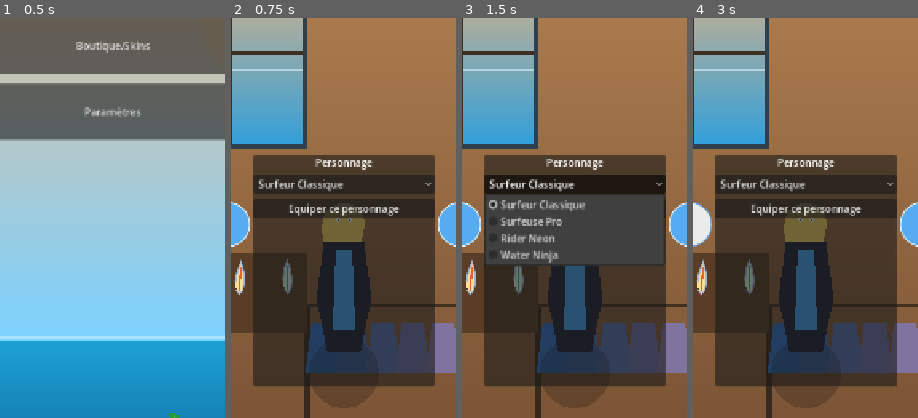
Above: before the commit, frames 1-4 (left to right).
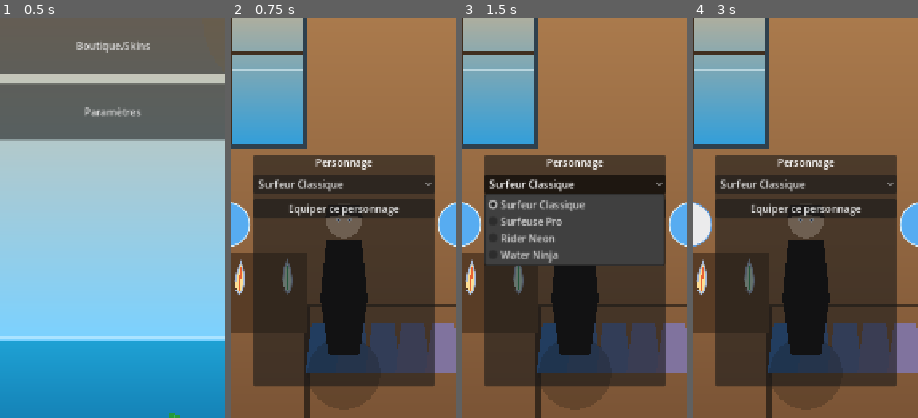
Above: after the commit, the same moments.

Repository: ClemL06/SurfGame
Game: Godot game, scene res://scenes/ui/MainMenu.tscn
Two runs of this game, one before a commit and one after it. Both use one fixed random seed, a clock stepped at 60 frames per second and the inputs below.
Inputs:
- Up to frame 1 (0.5 s): no input
- Up to frame 2 (0.75 s): click "Boutique/Skins" at 0.5 s
- Up to frame 3 (1.5 s): click "Surfeur Classique" at 1.25 s
- Up to frame 4 (3 s): click "Equiper ce personnage" at 2 s; click "Dressing" at 2.75 s
The pictures show only the part of the screen within x 25-75%, y 18-68%; the shares and areas given below are measured in that part.

Frame 1 is identical in both runs. In frame 2, 3.9% of the frame differs, in the area x 35-66%, y 46-98%; in frame 3, 2.2%; in frame 4, 3.9%.

Commit message:
perso changement

Diff:
--- a/nouveau-projet-de-jeu/scripts/game/game_level.gd
+++ b/nouveau-projet-de-jeu/scripts/game/game_level.gd
@@ -349,6 +349,13 @@
 	draw_polyline(foam, foam_color, 2.0, true)
 
 func _draw_surfer(position: Vector2, board_angle: float) -> void:
+	var idx: int = GameManager.selected_character_index
+	if idx == 1:
+		_draw_surfer_female(position, board_angle)
+	else:
+		_draw_surfer_male(position, board_angle)
+
+func _draw_surfer_female(position: Vector2, board_angle: float) -> void:
 	# Planche style surfboard: nose arrondi, tail plus large.
 	var board_shape := _transform_points([
 		Vector2(-95.0, 0.0),
@@ -384,82 +391,79 @@
 	], position + Vector2(0.0, 40.0), board_angle)
 	draw_colored_polygon(fin, Color(0.10, 0.12, 0.18))
 
-	# Personnage style "vrai surfeur" avec combinaison neoprene.
+	# Personnage (fille en combinaison, mince).
 	var body_offset := position + Vector2(0.0, -4.0)
 	var wetsuit_main := Color(0.09, 0.11, 0.16)
 	var wetsuit_panel := Color(0.20, 0.62, 0.92)
 	var skin := Color(0.93, 0.78, 0.64)
 
 	var torso := _transform_points([
-		Vector2(-16.0, -40.0),
-		Vector2(14.0, -40.0),
-		Vector2(20.0, -8.0),
-		Vector2(13.0, 26.0),
-		Vector2(-12.0, 28.0),
-		Vector2(-20.0, -6.0)
+		Vector2(-13.0, -42.0),
+		Vector2(11.0, -42.0),
+		Vector2(16.0, -10.0),
+		Vector2(10.0, 26.0),
+		Vector2(-10.0, 28.0),
+		Vector2(-16.0, -8.0)
 	], body_offset, board_angle * 0.4)
 	draw_colored_polygon(torso, wetsuit_main)
 
 	var chest_panel := _transform_points([
-		Vector2(-7.0, -32.0),
-		Vector2(7.0, -32.0),
-		Vector2(10.0, 12.0),
-		Vector2(-10.0, 12.0)
+		Vector2(-6.0, -34.0),
+		Vector2(6.0, -34.0),
+		Vector2(9.0, 14.0),
+		Vector2(-9.0, 14.0)
 	], body_offset, board_angle * 0.4)
 	draw_colored_polygon(chest_panel, wetsuit_panel)
 
 	var back_arm := _transform_points([
-		Vector2(12.0, -28.0),
-		Vector2(24.0, -24.0),
-		Vector2(28.0, -5.0),
-		Vector2(16.0, -8.0)
+		Vector2(10.0, -30.0),
+		Vector2(20.0, -26.0),
+		Vector2(24.0, -7.0),
+		Vector2(14.0, -10.0)
 	], body_offset, board_angle * 0.6)
 	draw_colored_polygon(back_arm, wetsuit_main)
-	draw_circle(_transform_point(Vector2(26.0, -2.0), body_offset, board_angle * 0.6), 5.5, skin)
+	draw_circle(_transform_point(Vector2(22.0, -3.0), body_offset, board_angle * 0.6), 5.2, skin)
 
 	var front_arm := _transform_points([
-		Vector2(-15.0, -22.0),
-		Vector2(-34.0, -10.0),
-		Vector2(-29.0, 0.0),
-		Vector2(-10.0, -11.0)
+		Vector2(-13.0, -24.0),
+		Vector2(-30.0, -12.0),
+		Vector2(-26.0, -1.0),
+		Vector2(-9.0, -13.0)
 	], body_offset, board_angle * 0.6)
 	draw_colored_polygon(front_arm, wetsuit_main)
-	draw_circle(_transform_point(Vector2(-31.0, 2.0), body_offset, board_angle * 0.6), 5.5, skin)
+	draw_circle(_transform_point(Vector2(-28.0, 1.0), body_offset, board_angle * 0.6), 5.2, skin)
 
 	var back_leg := _transform_points([
-		Vector2(5.0, 22.0),
-		Vector2(17.0, 21.0),
-		Vector2(26.0, 45.0),
-		Vector2(12.0, 47.0)
+		Vector2(4.0, 22.0),
+		Vector2(13.0, 21.0),
+		Vector2(20.0, 46.0),
+		Vector2(10.0, 48.0)
 	], body_offset, board_angle * 0.5)
 	draw_colored_polygon(back_leg, wetsuit_main)
 
 	var front_leg := _transform_points([
-		Vector2(-13.0, 22.0),
-		Vector2(-1.0, 22.0),
-		Vector2(6.0, 45.0),
-		Vector2(-10.0, 45.0)
+		Vector2(-11.0, 22.0),
+		Vector2(-2.0, 22.0),
+		Vector2(4.0, 46.0),
+		Vector2(-9.0, 46.0)
 	], body_offset, board_angle * 0.5)
 	draw_colored_polygon(front_leg, wetsuit_main)
 
 	var head_center := _transform_point(Vector2(0.0, -50.0), body_offset, board_angle * 0.3)
 	draw_circle(head_center, 14.0, skin)
 
-	# Cheveux longs blonds.
-	draw_colored_polygon(_transform_points([
-		Vector2(-14.0, -10.0),
-		Vector2(10.0, -12.0),
-		Vector2(14.0, -2.0),
-		Vector2(14.0, 18.0),
-		Vector2(-13.0, 20.0),
-		Vector2(-16.0, 4.0)
-	], head_center, board_angle * 0.25), Color(0.95, 0.82, 0.34))
-	draw_colored_polygon(_transform_points([
-		Vector2(8.0, 6.0),
-		Vector2(19.0, 10.0),
-		Vector2(13.0, 24.0),
-		Vector2(4.0, 18.0)
-	], head_center, board_angle * 0.25), Color(0.93, 0.78, 0.28))
+	# Cheveux bouclés.
+	var hair_dark := Color(0.23, 0.14, 0.09)
+	var hair_light := Color(0.34, 0.22, 0.14)
+	for p in [
+		Vector2(-16.0, -16.0), Vector2(0.0, -20.0), Vector2(16.0, -16.0),
+		Vector2(-20.0, -2.0), Vector2(20.0, -2.0),
+		Vector2(-16.0, 12.0), Vector2(16.0, 12.0),
+		Vector2(-8.0, 18.0), Vector2(8.0, 18.0)
+	]:
+		draw_circle(_transform_point(p, head_center, board_angle * 0.25), 6.6, hair_dark)
+	for p in [Vector2(-8.0, -18.0), Vector2(8.0, -18.0), Vector2(-22.0, -8.0), Vector2(22.0, -8.0)]:
+		draw_circle(_transform_point(p, head_center, board_angle * 0.25), 4.4, hair_light)
 
 	# Yeux visibles.
 	var eye_left := _transform_point(Vector2(-5.0, -2.0), head_center, board_angle * 0.25)
@@ -469,6 +473,115 @@
 	draw_circle(eye_left + Vector2(0.4, 0.4), 1.1, Color(0.15, 0.28, 0.55))
 	draw_circle(eye_right + Vector2(0.4, 0.4), 1.1, Color(0.15, 0.28, 0.55))
 	draw_line(_transform_point(Vector2(-3.5, 4.0), head_center, board_angle * 0.25), _transform_point(Vector2(3.5, 4.0), head_center, board_angle * 0.25), Color(0.54, 0.31, 0.24), 1.6)
+
+func _draw_surfer_male(position: Vector2, board_angle: float) -> void:
+	# Même planche pour rester cohérent.
+	var board_shape := _transform_points([
+		Vector2(-95.0, 0.0),
+		Vector2(-70.0, -16.0),
+		Vector2(-18.0, -22.0),
+		Vector2(65.0, -14.0),
+		Vector2(92.0, 0.0),
+		Vector2(65.0, 14.0),
+		Vector2(-18.0, 22.0),
+		Vector2(-70.0, 16.0)
+	], position + Vector2(0.0, 40.0), board_angle)
+	draw_colored_polygon(board_shape, Color(0.97, 0.98, 1.0))
+	draw_polyline(board_shape, Color(0.73, 0.80, 0.90), 2.0, true)
+
+	var stripe := _transform_points([
+		Vector2(-82.0, -3.0),
+		Vector2(80.0, -3.0),
+		Vector2(80.0, 3.0),
+		Vector2(-82.0, 3.0)
+	], position + Vector2(0.0, 40.0), board_angle)
+	draw_colored_polygon(stripe, Color(0.18, 0.52, 0.92))
+	draw_colored_polygon(_transform_points([
+		Vector2(-70.0, -10.0),
+		Vector2(68.0, -10.0),
+		Vector2(68.0, -3.0),
+		Vector2(-70.0, -3.0)
+	], position + Vector2(0.0, 40.0), board_angle), Color(0.76, 0.91, 1.0, 0.40))
+
+	var fin := _transform_points([
+		Vector2(-56.0, 10.0),
+		Vector2(-46.0, 25.0),
+		Vector2(-36.0, 10.0)
+	], position + Vector2(0.0, 40.0), board_angle)
+	draw_colored_polygon(fin, Color(0.10, 0.12, 0.18))
+
+	# Personnage: brun, mince, sans masque, combinaison full black.
+	var body_offset := position + Vector2(0.0, -4.0)
+	var wetsuit_main := Color(0.03, 0.03, 0.04)
+	var skin := Color(0.93, 0.78, 0.64)
+
+	var torso := _transform_points([
+		Vector2(-14.0, -44.0),
+		Vector2(12.0, -44.0),
+		Vector2(18.0, -10.0),
+		Vector2(11.0, 28.0),
+		Vector2(-11.0, 30.0),
+		Vector2(-18.0, -8.0)
+	], body_offset, board_angle * 0.4)
+	draw_colored_polygon(torso, wetsuit_main)
+
+	var back_arm := _transform_points([
+		Vector2(11.0, -32.0),
+		Vector2(22.0, -26.0),
+		Vector2(26.0, -7.0),
+		Vector2(15.0, -10.0)
+	], body_offset, board_angle * 0.6)
+	draw_colored_polygon(back_arm, wetsuit_main)
+	draw_circle(_transform_point(Vector2(24.0, -3.0), body_offset, board_angle * 0.6), 5.4, skin)
+
+	var front_arm := _transform_points([
+		Vector2(-14.0, -26.0),
+		Vector2(-32.0, -12.0),
+		Vector2(-28.0, 0.0),
+		Vector2(-10.0, -14.0)
+	], body_offset, board_angle * 0.6)
+	draw_colored_polygon(front_arm, wetsuit_main)
+	draw_circle(_transform_point(Vector2(-30.0, 2.0), body_offset, board_angle * 0.6), 5.4, skin)
+
+	var back_leg := _transform_points([
+		Vector2(5.0, 24.0),
+		Vector2(14.0, 22.0),
+		Vector2(22.0, 50.0),
+		Vector2(11.0, 52.0)
+	], body_offset, board_angle * 0.5)
+	draw_colored_polygon(back_leg, wetsuit_main)
+
+	var front_leg := _transform_points([
+		Vector2(-12.0, 24.0),
+		Vector2(-3.0, 24.0),
+		Vector2(4.0, 50.0),
+		Vector2(-10.0, 50.0)
+	], body_offset, board_angle * 0.5)
+	draw_colored_polygon(front_leg, wetsuit_main)
+
+	var head_center := _transform_point(Vector2(0.0, -50.0), body_offset, board_angle * 0.3)
+	draw_circle(head_center, 14.0, skin)
+
+	# Cheveux courts (brun).
+	draw_colored_polygon(_transform_points([
+		# Cap de cheveux qui reste sur le haut du visage (pas de "masque").
+		Vector2(-14.0, -14.0),
+		Vector2(12.0, -14.0),
+		Vector2(16.0, -6.0),
+		Vector2(12.0, -1.0),
+		Vector2(-12.0, -1.0),
+		Vector2(-16.0, -6.0)
+	], head_center, board_angle * 0.25), Color(0.16, 0.10, 0.06))
+
+	# Yeux.
+	var eye_left := _transform_point(Vector2(-5.0, -2.0), head_center, board_angle * 0.25)
+	var eye_right := _transform_point(Vector2(5.0, -2.0), head_center, board_angle * 0.25)
+	draw_circle(eye_left, 2.2, Color(1.0, 1.0, 1.0))
+	draw_circle(eye_right, 2.2, Color(1.0, 1.0, 1.0))
+	draw_circle(eye_left + Vector2(0.4, 0.4), 1.1, Color(0.15, 0.28, 0.55))
+	draw_circle(eye_right + Vector2(0.4, 0.4), 1.1, Color(0.15, 0.28, 0.55))
+	# Petit nez discret.
+	draw_circle(_transform_point(Vector2(0.0, 2.0), head_center, board_angle * 0.25), 1.0, Color(0.82, 0.62, 0.50))
 
 func _draw_gradient_rect(rect: Rect2, top_color: Color, bottom_color: Color) -> void:
 	var points := PackedVector2Array([
--- a/nouveau-projet-de-jeu/scripts/ui/shop_dressing.gd
+++ b/nouveau-projet-de-jeu/scripts/ui/shop_dressing.gd
@@ -172,35 +172,84 @@
 	draw_polygon(points, colors)
 
 func _draw_central_character(center: Vector2) -> void:
+	# 0: homme (Surfeur Classique), 1: femme (Surfeuse Pro), autres: fallback
+	var idx: int = GameManager.selected_character_index
+	if idx == 1:
+		_draw_central_surfer_female(center)
+	else:
+		_draw_central_surfer_male(center)
+
+func _draw_central_surfer_female(center: Vector2) -> void:
 	# Ombre.
 	draw_circle(center + Vector2(0.0, 128.0), 56.0, Color(0.05, 0.04, 0.03, 0.22))
-	# Tete / cheveux.
-	draw_circle(center + Vector2(0.0, -116.0), 28.0, Color(0.95, 0.81, 0.68))
-	draw_colored_polygon(PackedVector2Array([
-		center + Vector2(-30.0, -132.0),
-		center + Vector2(24.0, -136.0),
-		center + Vector2(34.0, -114.0),
-		center + Vector2(26.0, -74.0),
-		center + Vector2(-30.0, -70.0),
-		center + Vector2(-36.0, -102.0)
-	]), Color(0.95, 0.82, 0.36))
+
+	# Tête + cheveux bouclés.
+	var skin := Color(0.95, 0.81, 0.68)
+	draw_circle(center + Vector2(0.0, -116.0), 28.0, skin)
+	var hair_dark := Color(0.23, 0.14, 0.09)
+	var hair_light := Color(0.34, 0.22, 0.14)
+	for p in [
+		Vector2(-26.0, -130.0), Vector2(-14.0, -142.0), Vector2(0.0, -146.0), Vector2(14.0, -142.0), Vector2(26.0, -130.0),
+		Vector2(-30.0, -114.0), Vector2(30.0, -114.0),
+		Vector2(-24.0, -92.0), Vector2(24.0, -92.0),
+		Vector2(-12.0, -82.0), Vector2(12.0, -82.0)
+	]:
+		draw_circle(center + p, 10.0, hair_dark)
+	for p in [
+		Vector2(-18.0, -138.0), Vector2(18.0, -138.0),
+		Vector2(-32.0, -122.0), Vector2(32.0, -122.0),
+		Vector2(-26.0, -98.0), Vector2(26.0, -98.0)
+	]:
+		draw_circle(center + p, 6.5, hair_light)
 	draw_circle(center + Vector2(-9.0, -117.0), 3.3, Color(1, 1, 1))
 	draw_circle(center + Vector2(9.0, -117.0), 3.3, Color(1, 1, 1))
 	draw_circle(center + Vector2(-8.0, -116.0), 1.5, Color(0.15, 0.28, 0.55))
 	draw_circle(center + Vector2(10.0, -116.0), 1.5, Color(0.15, 0.28, 0.55))
 
-	# Combinaison.
-	draw_colored_polygon(PackedVector2Array([
-		center + Vector2(-32.0, -82.0),
-		center + Vector2(32.0, -82.0),
-		center + Vector2(44.0, 8.0),
-		center + Vector2(26.0, 96.0),
-		center + Vector2(-26.0, 96.0),
-		center + Vector2(-44.0, 8.0)
-	]), Color(0.11, 0.14, 0.20))
-	draw_colored_polygon(PackedVector2Array([
-		center + Vector2(-13.0, -70.0),
-		center + Vector2(13.0, -70.0),
-		center + Vector2(18.0, 58.0),
-		center + Vector2(-18.0, 58.0)
-	]), Color(0.24, 0.65, 0.95))
+	# Combinaison (silhouette mince).
+	var wetsuit_main := Color(0.11, 0.14, 0.20)
+	var wetsuit_panel := Color(0.24, 0.65, 0.95)
+	draw_colored_polygon(PackedVector2Array([
+		center + Vector2(-26.0, -82.0),
+		center + Vector2(26.0, -82.0),
+		center + Vector2(36.0, 6.0),
+		center + Vector2(22.0, 98.0),
+		center + Vector2(-22.0, 98.0),
+		center + Vector2(-36.0, 6.0)
+	]), wetsuit_main)
+	draw_colored_polygon(PackedVector2Array([
+		center + Vector2(-11.0, -72.0),
+		center + Vector2(11.0, -72.0),
+		center + Vector2(16.0, 62.0),
+		center + Vector2(-16.0, 62.0)
+	]), wetsuit_panel)
+
+func _draw_central_surfer_male(center: Vector2) -> void:
+	# Ombre.
+	draw_circle(center + Vector2(0.0, 128.0), 58.0, Color(0.05, 0.04, 0.03, 0.22))
+
+	# Tete / cheveux (brun, courts).
+	var skin := Color(0.93, 0.78, 0.64)
+	draw_circle(center + Vector2(0.0, -116.0), 28.0, skin)
+	draw_colored_polygon(PackedVector2Array([
+		center + Vector2(-26.0, -140.0),
+		center + Vector2(26.0, -140.0),
+		center + Vector2(30.0, -120.0),
+		center + Vector2(0.0, -126.0),
+		center + Vector2(-30.0, -120.0)
+	]), Color(0.16, 0.10, 0.06))
+	draw_circle(center + Vector2(-9.0, -117.0), 3.3, Color(1, 1, 1))
+	draw_circle(center + Vector2(9.0, -117.0), 3.3, Color(1, 1, 1))
+	draw_circle(center + Vector2(-8.0, -116.0), 1.5, Color(0.15, 0.28, 0.55))
+	draw_circle(center + Vector2(10.0, -116.0), 1.5, Color(0.15, 0.28, 0.55))
+
+	# Combinaison full black + silhouette mince.
+	var wetsuit_main := Color(0.03, 0.03, 0.04)
+	draw_colored_polygon(PackedVector2Array([
+		center + Vector2(-28.0, -84.0),
+		center + Vector2(28.0, -84.0),
+		center + Vector2(38.0, 8.0),
+		center + Vector2(24.0, 100.0),
+		center + Vector2(-24.0, 100.0),
+		center + Vector2(-38.0, 8.0)
+	]), wetsuit_main)
